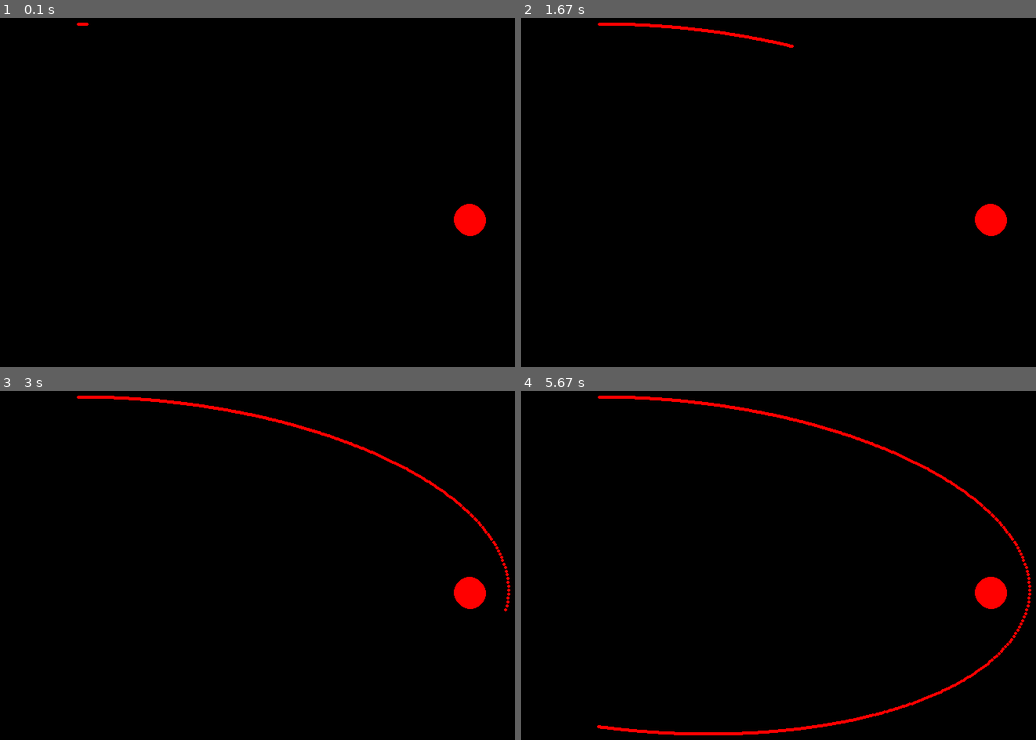
Above: before the commit, frames 1-4 (two rows, left to right).
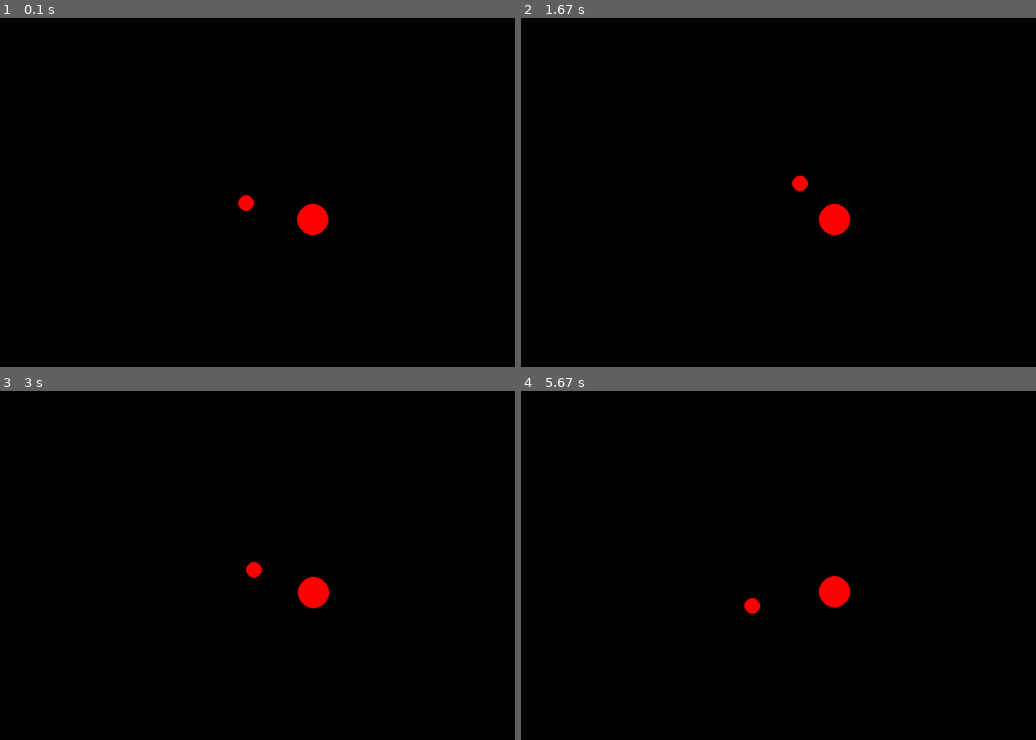
Above: after the commit, the same moments.

Repository: Vaibhav34543/Pygame_Physics
Game: pygame game, started from Gravitation_Force/g_force.py
Two runs of this game, one before a commit and one after it. Both use one fixed random seed, a clock stepped at 60 frames per second and the inputs below.
Inputs:
- Up to frame 1 (0.1 s): no input
- Up to frame 2 (1.67 s): no input
- Up to frame 3 (3 s): no input
- Up to frame 4 (5.67 s): no input

The runs differ from the first frame. In frame 1, 1.0% of the frame differs, in the area x 14-95%, y 1-63%; in frame 2, 1.3%; in frame 3, 1.8%; in frame 4, 2.6%, in the area x 14-100%, y 1-99%.

Commit message:
Update g_force.py tweaked the values aroud

Diff:
--- a/Gravitation_Force/g_force.py
+++ b/Gravitation_Force/g_force.py
@@ -37,8 +37,8 @@
             self.u[1] *= -1
 
 # Scene
-Ball = Particle([100, 50], 2, [1, 0], [0, 0], 1)
-Ball2 = Particle([600, 300], 20, [0, 0], [0, 0], 1000)
+Ball = Particle([300, 300], 10, [1, -2], [0, 0], 1)
+Ball2 = Particle([400, 300], 20, [0, 0], [0, 0], 1000)
 
 ForceFields = {
     "GravField": {
@@ -73,7 +73,7 @@
         if event.type == pygame.QUIT:
             run = False
 
-    # screen.fill((0, 0, 0))
+    screen.fill((0, 0, 0))
 
     Ball.render()
     Ball.update()
